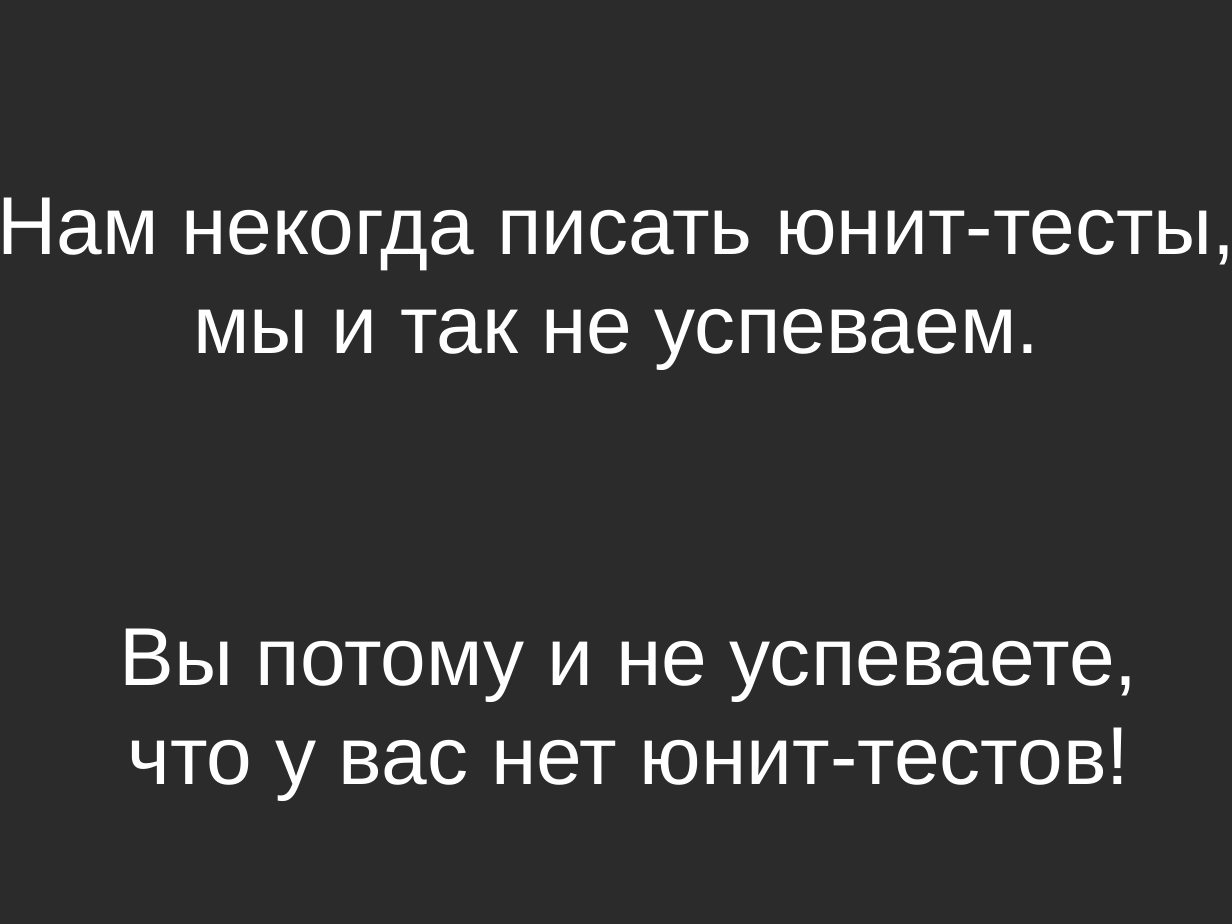
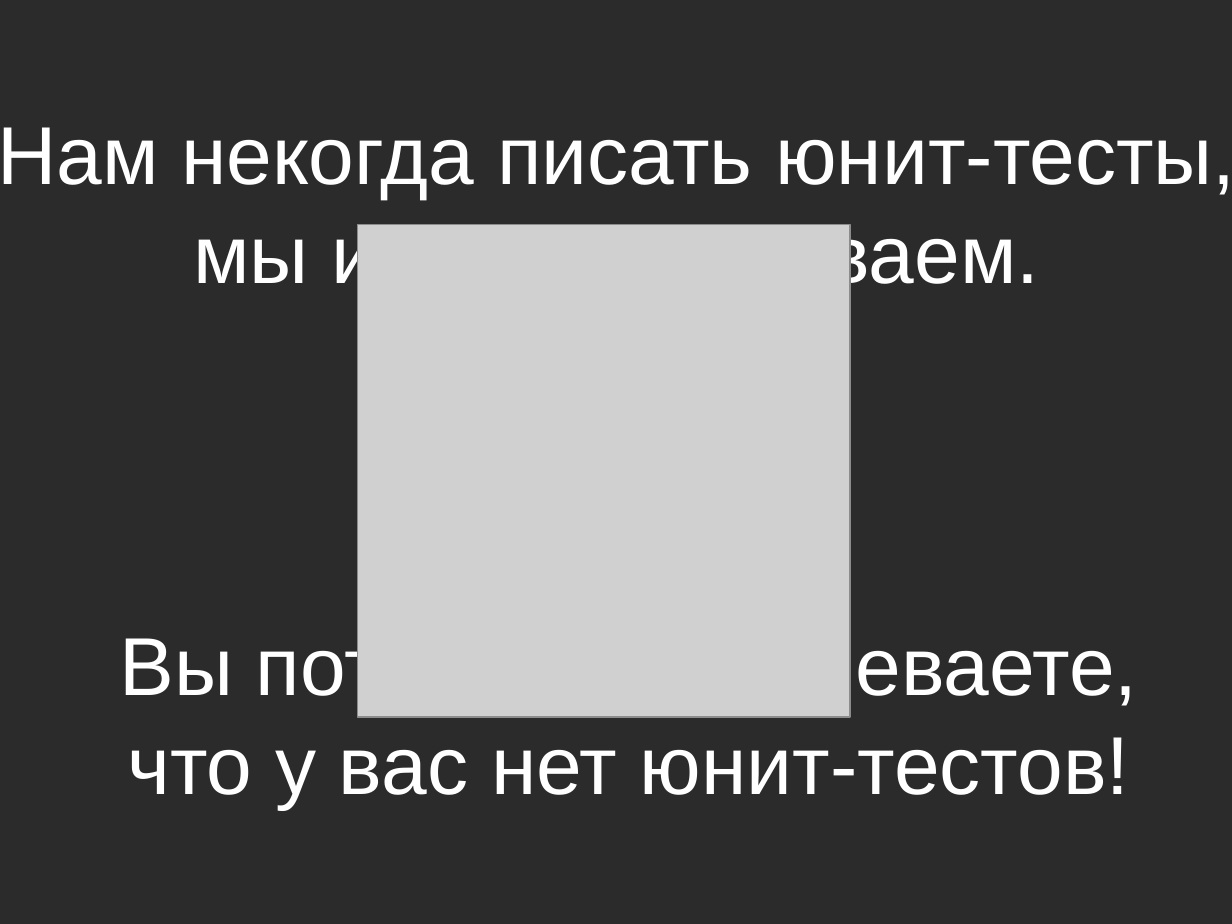
Before and after one commit to asolntsev/presentations, a slide deck: slide 25 of ui-tests/the_fast_and_the_continuous.seleniumcamp2014.odp. Drawn at 1232x924 pixels with LibreOffice and Linux fonts; fonts in the diff are those of the drawing; grey boxes stand for pictures; background and template pictures are left out; a plain dark background stands for a picture behind light text. Boxes give left, top, right and bottom in pixels: in the first picture for what was removed or moved away, otherwise in the second. Text is boxed around its words. In the diff, an @@ line names an element or a change of style, - is before the commit and + after.

Commit message:
Added funny pictures

```diff
--- a/ui-tests/the_fast_and_the_continuous.seleniumcamp2014.odp
+++ b/ui-tests/the_fast_and_the_continuous.seleniumcamp2014.odp
@@ text "Нам некогда писать юнит-тесты, мы ...": place and size @@
-text "Нам некогда писать юнит-тесты, мы ..." at box(0, 197, 1232, 368)
+text "Нам некогда писать юнит-тесты, мы ..." at box(0, 127, 1232, 298)
@@ picture added at box(357, 224, 850, 717) @@
@@ text "Вы потому и не успеваете, ..." rewrapped from box(119, 628, 1138, 799) to box(119, 630, 1138, 809) @@
```
Also in this commit, not shown: 16 other slides changed, 4 slides added.
